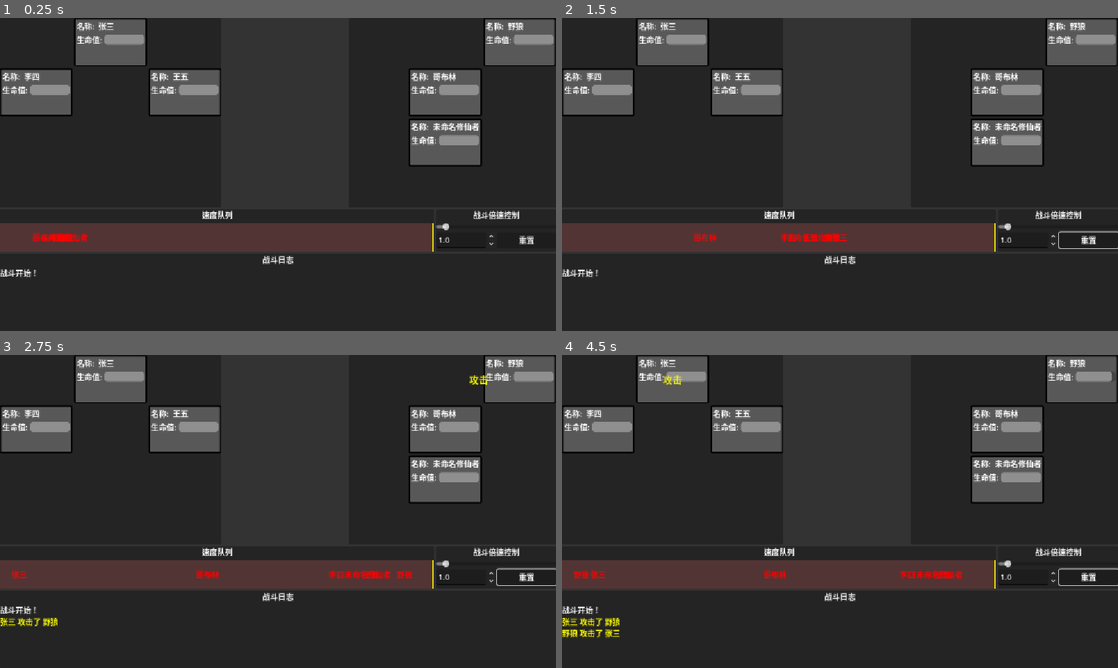
Above: before the commit, frames 1-4 (two rows, left to right).
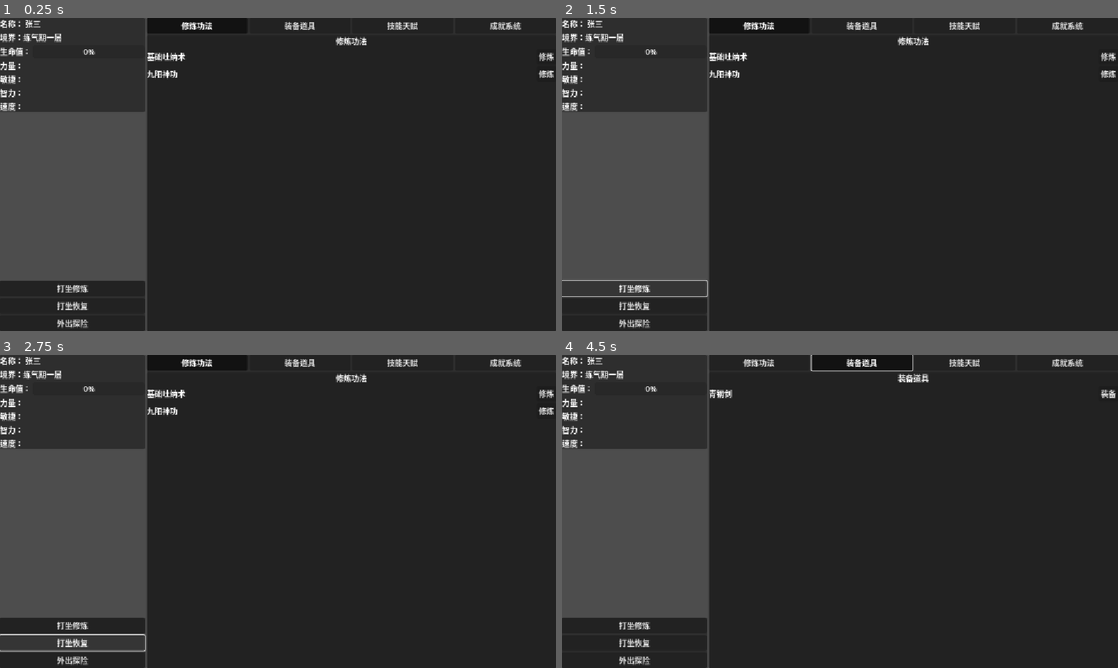
Above: after the commit, the same moments.

Repository: sevenyjl/Cultivation-Game
Game: Godot game, scene res://tscns/main.tscn
Same seed, same stepped clock (60 frames per second), same inputs: the game is played once before the commit and once after it.
Inputs (mouse positions are in pixels of both pictures, inside the frame that each line leads up to):
- Up to frame 1 (0.25 s): no input
- Up to frame 2 (1.5 s): click (1090, 240) at 0.5 s, where only the run before the commit has a clickable "重置"; click (634, 287) at 1.25 s, where only the run after the commit has a clickable "打坐修炼"
- Up to frame 3 (2.75 s): click (72, 642) at 2 s, where only the run after the commit has a clickable "打坐恢复"
- Up to frame 4 (4.5 s): click (634, 661) at 2.75 s, where only the run after the commit has a clickable "外出探险"; click (756, 361) at 3.5 s, where only the run after the commit has a clickable "修炼功法"; click (862, 361) at 4.25 s, where only the run after the commit has a clickable "装备道具"

The runs differ from the first frame. In frame 1, 33% of the frame differs, in the area x 0-100%, y 0-100%; in frame 2, 33%; in frame 3, 33%; in frame 4, 34%.
Error after the commit: Invalid assignment of property or key 'text' with value of type 'String' on a base object of type 'HBoxContainer'. (res://tscns/修炼UI.gd:129)

Commit message:
Auto-commit: 2025-10-20 16:50:26 (Total changes: 6)

Diff:
--- a/cultivation-godot/singletons/GameData.gd
+++ b/cultivation-godot/singletons/GameData.gd
@@ -9,7 +9,9 @@
 var save_directory: String = "user://saves/"
 
 func 游戏初始化():
-    # 先随机生成玩家
-    player = BaseCultivation.new()
-
-    pass
+	# 先随机生成玩家
+	player = BaseCultivation.new()
+	player.name_str = "张三"
+	for i in 3:
+		player.level_up()
+	pass
--- a/cultivation-godot/tscns/main.gd
+++ b/cultivation-godot/tscns/main.gd
@@ -4,14 +4,19 @@
 const BaseCultivation = preload("res://entity/Base修仙者.gd")
 
 func _ready() -> void:
-	# 创建玩家队伍（3x4修仙者方阵）
-	var player_formation = create_player_formation()
+	## 创建玩家队伍（3x4修仙者方阵）
+	#var player_formation = create_player_formation()
+	#
+	## 创建敌人队伍（3x4修仙者方阵）
+	#var enemy_formation = create_enemy_formation()
+	#
+	## 初始化战斗
+	#$"战斗UI".初始化战斗(player_formation, enemy_formation)
+	# 主玩家 - 修仙者（放置在方阵位置）
 
-	# 创建敌人队伍（3x4修仙者方阵）
-	var enemy_formation = create_enemy_formation()
-
-	# 初始化战斗
-	$"战斗UI".初始化战斗(player_formation, enemy_formation)
+	GameData.游戏初始化()
+	$"修炼ui".初始化()
+	pass
 
 # 创建玩家队伍（4x3方阵）
 func create_player_formation() -> Array:
@@ -25,7 +30,6 @@
 	# 主玩家 - 修仙者（放置在方阵位置）
 	var player = BaseCultivation.new()
 	player.name_str = "张三"
-	player.realm = BaseCultivation.CultivationRealm.LIANQI
 
 	# 初始化并设置生命值
 	for i in 3:
@@ -89,19 +93,3 @@
 	formation[2][1] = shadow_demon  # 第三排中间位置
 
 	return formation
-
-# 创建修仙者对象的辅助方法
-func create_cultivator(character_name: String, level: int, hp: int, constitution: int, speed: int, realm: BaseCultivation.CultivationRealm) -> BaseCultivation:
-	var cultivator = BaseCultivation.new()
-	cultivator.name_str = character_name
-	cultivator.level = level
-	cultivator.constitution = constitution
-	cultivator.speed = speed
-	cultivator.realm = realm
-
-	# 初始化并设置生命值
-	cultivator._ready()
-	cultivator.hp_stats.max_value = hp
-	cultivator.set_current_hp(hp)
-
-	return cultivator
--- a/cultivation-godot/tscns/main.tscn
+++ b/cultivation-godot/tscns/main.tscn
@@ -1,7 +1,8 @@
-[gd_scene load_steps=3 format=3 uid="uid://d3r87tepgl6qf"]
+[gd_scene load_steps=4 format=3 uid="uid://d3r87tepgl6qf"]
 
 [ext_resource type="Script" uid="uid://btdwy6e4hkax7" path="res://tscns/main.gd" id="1_gpgin"]
 [ext_resource type="PackedScene" uid="uid://c4g6jg0gt6hbr" path="res://tscns/战斗UI.tscn" id="1_guqoi"]
+[ext_resource type="PackedScene" uid="uid://cuy6w40kc1t83" path="res://tscns/修炼UI.tscn" id="3_mrkoo"]
 
 [node name="Main" type="Control"]
 layout_mode = 3
@@ -13,4 +14,8 @@
 script = ExtResource("1_gpgin")
 
 [node name="战斗UI" parent="." instance=ExtResource("1_guqoi")]
+visible = false
 layout_mode = 1
+
+[node name="修炼ui" parent="." instance=ExtResource("3_mrkoo")]
+layout_mode = 1
--- a/cultivation-godot/tscns/修炼UI.gd
+++ b/cultivation-godot/tscns/修炼UI.gd
@@ -59,6 +59,14 @@
 	# 初始化Tab显示
 	switch_tab(1)
 
+func _初始化玩家信息():
+	update_cultivator_info(GameData.player)
+	pass
+
+func 初始化():
+	_初始化玩家信息()
+	pass
+
 # Tab1按钮回调
 func _on_tab1_pressed():
 	switch_tab(1)
@@ -122,7 +130,7 @@
 	level_label.text = "境界：" + cultivator.get_full_realm_name()
 
 	# 更新生命值进度条
-	hp_progress.value = (float(cultivator.current_hp) / float(cultivator.max_hp)) * 100.0
+	hp_progress.value = (float(cultivator.hp_stats.get_current_value()) / float(cultivator.hp_stats.max_value)) * 100.0
 
 	# 更新属性
 	strength_label.text = "力量：" + str(cultivator.strength)
--- a/cultivation-godot/tscns/修炼UI.tscn
+++ b/cultivation-godot/tscns/修炼UI.tscn
@@ -35,9 +35,16 @@
 [node name="VBoxContainer" type="VBoxContainer" parent="VBoxContainer/HBoxContainer/侧边栏/修仙者信息"]
 layout_mode = 2
 
-[node name="名称" type="Label" parent="VBoxContainer/HBoxContainer/侧边栏/修仙者信息/VBoxContainer"]
-layout_mode = 2
-text = "名称：张三"
+[node name="名称" type="HBoxContainer" parent="VBoxContainer/HBoxContainer/侧边栏/修仙者信息/VBoxContainer"]
+layout_mode = 2
+
+[node name="Label" type="Label" parent="VBoxContainer/HBoxContainer/侧边栏/修仙者信息/VBoxContainer/名称"]
+layout_mode = 2
+text = "名称："
+
+[node name="value" type="Label" parent="VBoxContainer/HBoxContainer/侧边栏/修仙者信息/VBoxContainer/名称"]
+layout_mode = 2
+text = "张三"
 
 [node name="等级" type="Label" parent="VBoxContainer/HBoxContainer/侧边栏/修仙者信息/VBoxContainer"]
 layout_mode = 2
@@ -50,7 +57,7 @@
 layout_mode = 2
 text = "生命值："
 
-[node name="ProgressBar" type="ProgressBar" parent="VBoxContainer/HBoxContainer/侧边栏/修仙者信息/VBoxContainer/生命值"]
+[node name="value" type="ProgressBar" parent="VBoxContainer/HBoxContainer/侧边栏/修仙者信息/VBoxContainer/生命值"]
 layout_mode = 2
 size_flags_horizontal = 3
 
--- a/cultivation-godot/tscns/战斗UI.gd
+++ b/cultivation-godot/tscns/战斗UI.gd
@@ -1,4 +1,7 @@
 extends Control
+
+# 定义战斗结束信号
+signal 战斗结束(结果)
 
 # 引用人员战斗信息组件场景
 const CHARACTER_COMPONENT_SCENE = preload("uid://ch5ft504adcxv")
@@ -9,6 +12,8 @@
 # 存储character_component和character_data的映射关系
 var character_component_map: Dictionary = {}
 var character_data_map: Dictionary = {}
+# 战斗是否正在进行中
+var _战斗进行中:bool = true
 # 战斗日志配置
 const MAX_BATTLE_LOG_LINES = 1000 # 最大战斗日志行数，超过将移除最早的日志
 
@@ -34,7 +39,7 @@
 
 	# 初始化战斗日志
 	BattleLogContent.bbcode_enabled = true
-	BattleLogContent.text = "战斗开始！"
+	BattleLogContent.text = "" # 初始为空，在初始化战斗时添加战斗开始日志
 
 # 战斗方阵常量 - GridContainer 实现，一行3个，共4行
 const ROWS = 4
@@ -45,6 +50,7 @@
 	character_component_map.clear()
 	character_data_map.clear()
 	基础速度 = 0
+	_战斗进行中 = true
 	# 使用缓存的节点引用
 	for i in PlayerTeamList.get_children():
 		i.queue_free()
@@ -59,6 +65,9 @@
 
 	# 创建敌人队伍组件（3x4方阵）
 	_process_formation(enemy_formation, EnemyTeamList)
+
+	# 初始化战斗日志
+	添加战斗日志("战斗开始！")
 
 func _process_formation(formation:Array, team_list:Control):
 	# 处理方阵数据 - 确保每个GridContainer位置都有组件
@@ -98,6 +107,9 @@
 func _on_死亡_sinal(攻击者:BaseCultivation,死亡者:BaseCultivation):
 	# 从速度队列中移除死亡者
 	_移除速度队列(死亡者)
+
+	# 检查战斗是否结束
+	检查战斗结束()
 	pass
 
 func _信号移除(character_data:BaseCultivation):
@@ -279,7 +291,7 @@
 			break
 
 func _速度队列处理(delta: float):
-	if not _是否处理速度队列:
+	if not _是否处理速度队列 or not _战斗进行中:
 		return
 	# 基础速度的运行时间是 5秒。就是从CharacterNamesContainer的左边开始，到右边的耗时5秒
 	# 其他的速度就是基于这个基数计算，速度越快，耗时越短
@@ -350,6 +362,52 @@
 
 	# 自动滚动到底部，确保最新的日志可见
 	BattleLogContent.scroll_to_line(BattleLogContent.get_line_count() - 1)
+
+func 检查战斗结束():
+	# 如果战斗已经结束，不再检查
+	if not _战斗进行中:
+		return
+
+	# 检查玩家和敌人的存活情况
+	var 玩家存活数 = 0
+	var 敌人存活数 = 0
+
+	# 统计玩家存活数
+	for i in PlayerTeamList.get_children():
+		if i.has_meta("is_occupied") and i.get_meta("is_occupied") and character_data_map.has(i):
+			var player_data = character_data_map[i]
+			if player_data.hp_stats.get_current_value() > 0:
+				玩家存活数 += 1
+
+	# 统计敌人存活数
+	for i in EnemyTeamList.get_children():
+		if i.has_meta("is_occupied") and i.get_meta("is_occupied") and character_data_map.has(i):
+			var enemy_data = character_data_map[i]
+			if enemy_data.hp_stats.get_current_value() > 0:
+				敌人存活数 += 1
+
+	# 判断战斗结果
+	if 玩家存活数 == 0:
+		# 玩家全灭，战斗失败
+		_战斗结束("失败")
+	elif 敌人存活数 == 0:
+		# 敌人全灭，战斗胜利
+		_战斗结束("胜利")
+
+func _战斗结束(结果:String):
+	# 标记战斗结束
+	_战斗进行中 = false
+	# 停止速度队列处理
+	_是否处理速度队列 = false
+
+	# 根据结果添加战斗日志
+	if 结果 == "胜利":
+		添加战斗日志("[color=#00FF00]战斗胜利！[/color]")
+	else:
+		添加战斗日志("[color=#FF0000]战斗失败！[/color]")
+
+	# 发射战斗结束信号
+	战斗结束.emit(结果)
 
 #endregion
 
